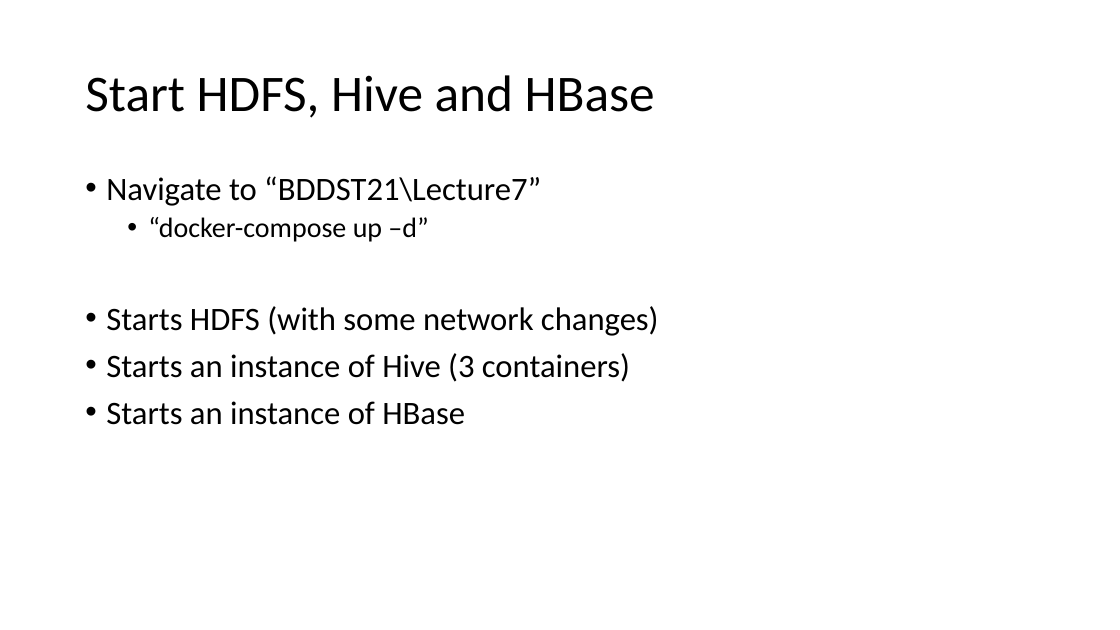
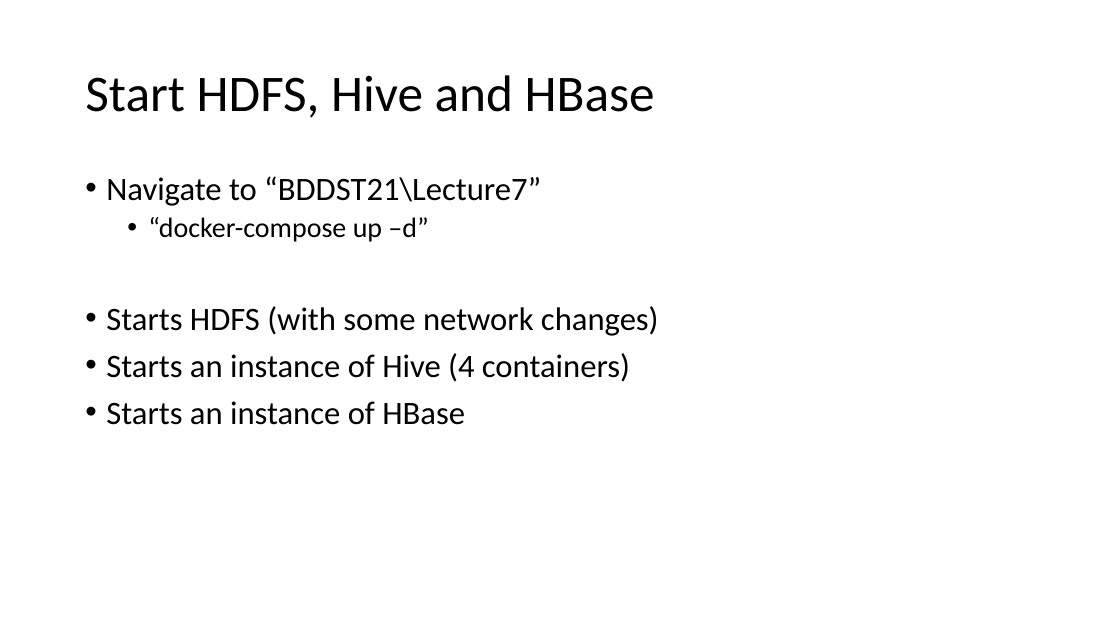
Before and after one commit to jakobhviid/BDDST21, a slide deck: slide 2 of Lecture7/Lecture7Ex.pptx. Drawn at 1120x630 pixels with LibreOffice and Linux fonts; fonts in the diff are those of the drawing. Boxes give left, top, right and bottom in pixels: in the first picture for what was removed or moved away, otherwise in the second. Text is boxed around its words. In the diff, an @@ line names an element or a change of style, - is before the commit and + after.

```diff
--- a/Lecture7/Lecture7Ex.pptx
+++ b/Lecture7/Lecture7Ex.pptx
@@ text at <box>106,353,630,382</box>: text changed @@
-• Starts an instance of Hive (3 containers)
+• Starts an instance of Hive (4 containers)
```
Also in this commit, not shown: 2 other slides changed, 3 other files.
